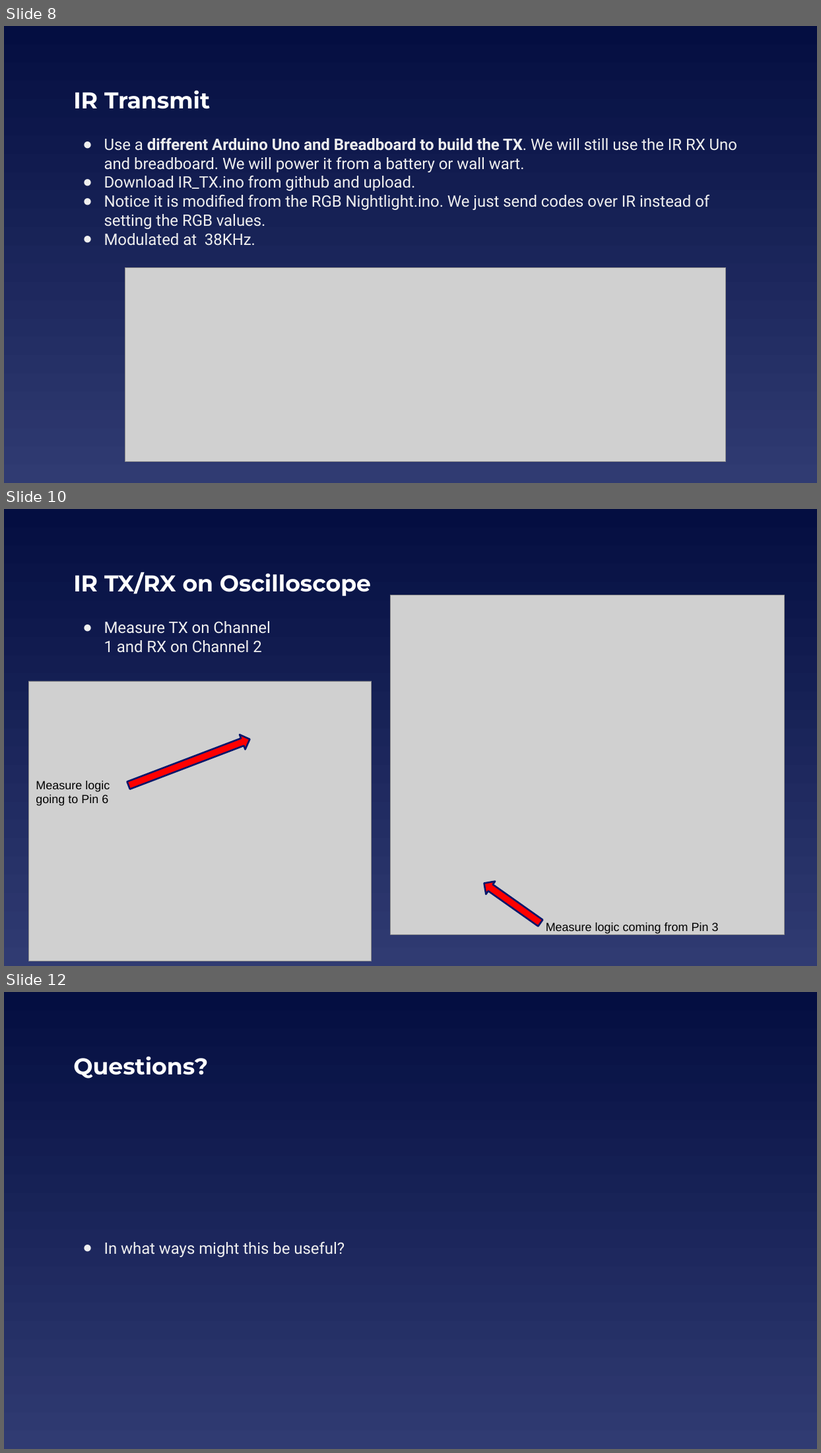
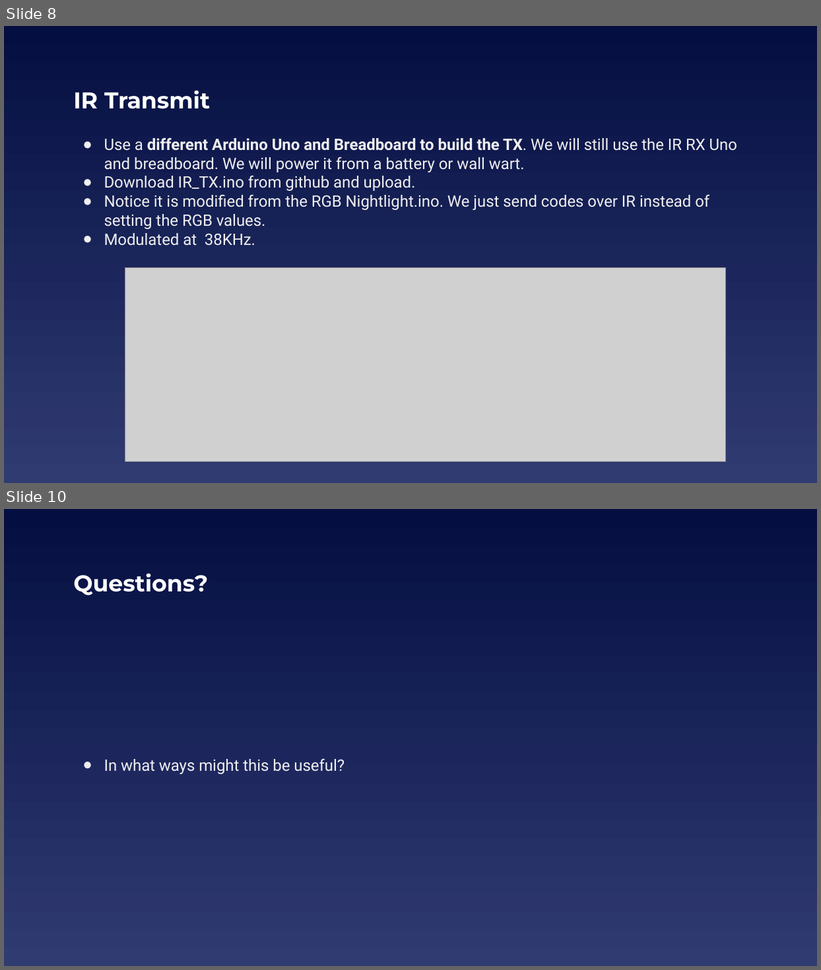
Before and after one commit to EELabMan/IR-Transmit-and-Receive, a slide deck: Infrared TX RX.pptx. Shown one above the other, each under a label of ours: slides 8, 10 and 12 before the commit, slides 8 and 10 after it; the slides between them are not shown. The pictures are 821x1453 and 821x970 pixels, drawn with LibreOffice and Linux fonts; fonts in the diff are those of the drawing; grey boxes stand for pictures. Boxes give left, top, right and bottom in pixels: in the first picture for what was removed or moved away, otherwise in the second. Text is boxed around its words. In the diff, an @@ line names an element or a change of style, - is before the commit and + after.

```diff
--- a/Infrared TX RX.pptx
+++ b/Infrared TX RX.pptx
@@ slide 10 removed at <box>4,509,817,966</box>, background gradient #040E41 to #303B72 @@
@@ title removed at <box>73,572,371,596</box> @@
-IR TX/RX on Oscilloscope
@@ picture removed at <box>390,595,784,935</box> @@
@@ text removed at <box>104,621,271,653</box> @@
-● Measure TX on Channel 1 and RX on Channel 2
@@ picture removed at <box>28,681,371,961</box> @@
@@ left arrow removed at <box>125,732,253,793</box> @@
@@ text removed at <box>36,781,110,806</box> @@
-Measure logic
-going to Pin 6
@@ left arrow removed at <box>480,877,545,930</box> @@
@@ text removed at <box>546,923,719,934</box> @@
-Measure logic coming from Pin 3
@@ what was slide 12 is now slide 10 @@
```
Also in this commit, not shown: 3 slides changed, 1 other slide removed, 1 other file.
